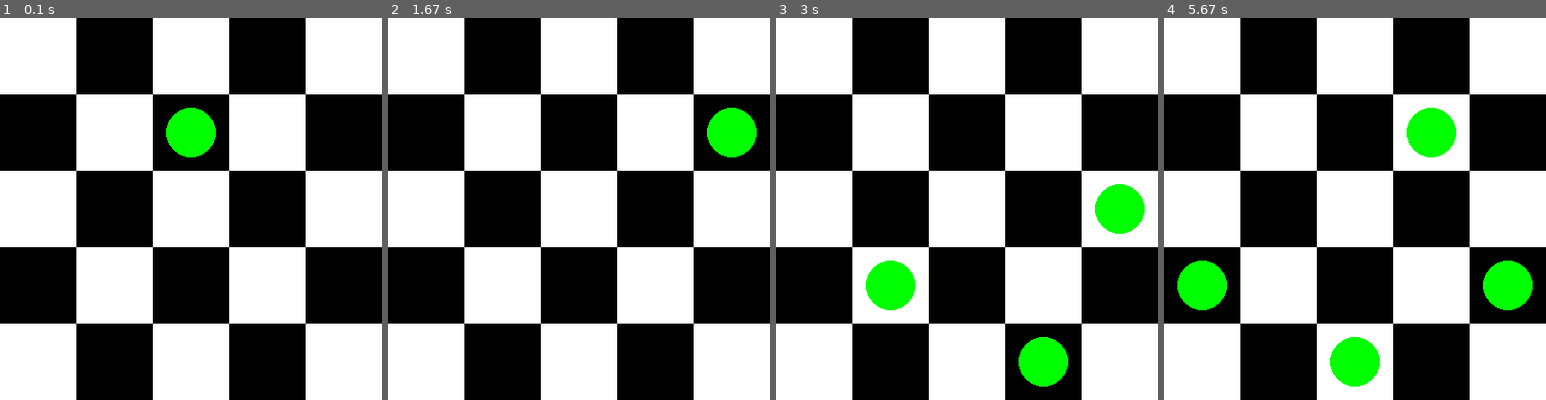
Above: before the commit, frames 1-4 (left to right).
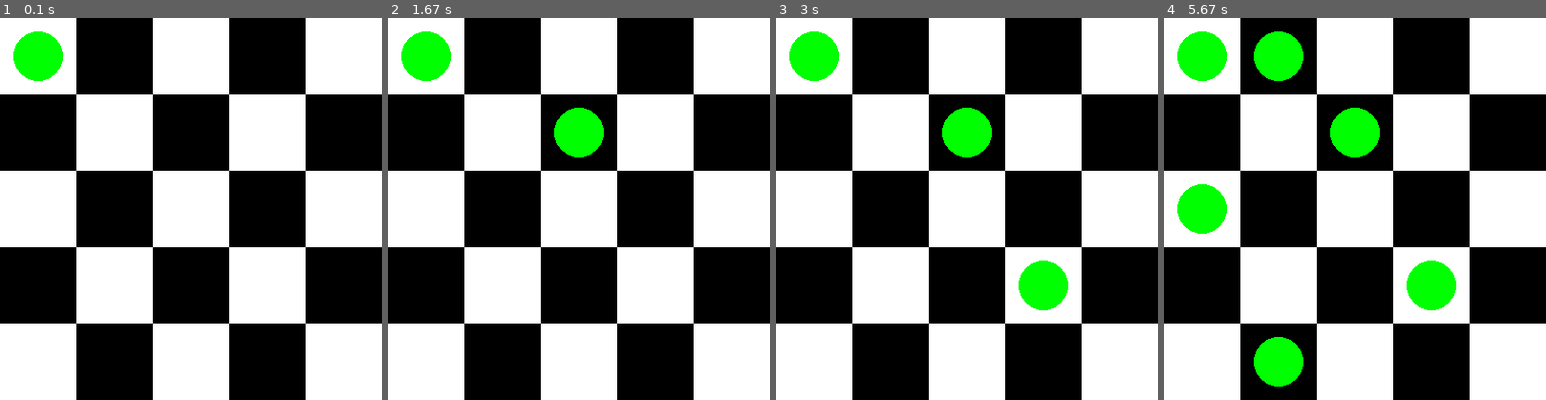
Above: after the commit, the same moments.

Repository: phantomf4321/Knight-tour-problem-pygame
Game: pygame game, started from illustration.py
Two runs of this game, one before a commit and one after it. Both use one fixed random seed, a clock stepped at 60 frames per second and the inputs below.
Inputs:
- Up to frame 1 (0.1 s): no input
- Up to frame 2 (1.67 s): no input
- Up to frame 3 (3 s): no input
- Up to frame 4 (5.67 s): no input

The runs differ from the first frame. In frame 1, 2.6% of the frame differs, in the area x 3-57%, y 3-37%; in frame 2, 3.9%; in frame 3, 7.9%; in frame 4, 13%, in the area x 3-97%, y 3-97%.

Commit message:
add (0, 0)

Diff:
--- a/illustration.py
+++ b/illustration.py
@@ -25,7 +25,7 @@
               [24, 17, 2, 11, 22]]
 
 # Knight's possible moves (relative positions)
-knight_moves = [(2, 1), (1, 2), (-1, 2), (-2, 1),
+knight_moves = [(0, 0), (2, 1), (1, 2), (-1, 2), (-2, 1),
                 (-2, -1), (-1, -2), (1, -2), (2, -1)]
 
 def draw_chessboard():
@@ -55,7 +55,7 @@
             if 0 <= new_x < COLS and 0 <= new_y < ROWS:
                 draw_knight(new_x, new_y)
                 pygame.display.flip()
-                time.sleep(0.1)  # Pause for animation effect
+                time.sleep(1)  # Pause for animation effect
                 knight_x, knight_y = new_x, new_y
 
         pygame.display.flip()
